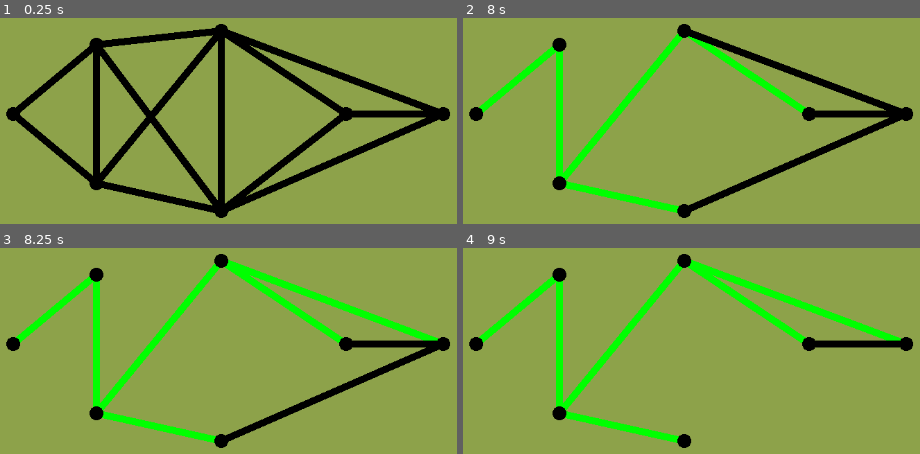
Above: before the commit, frames 1-4 (two rows, left to right).
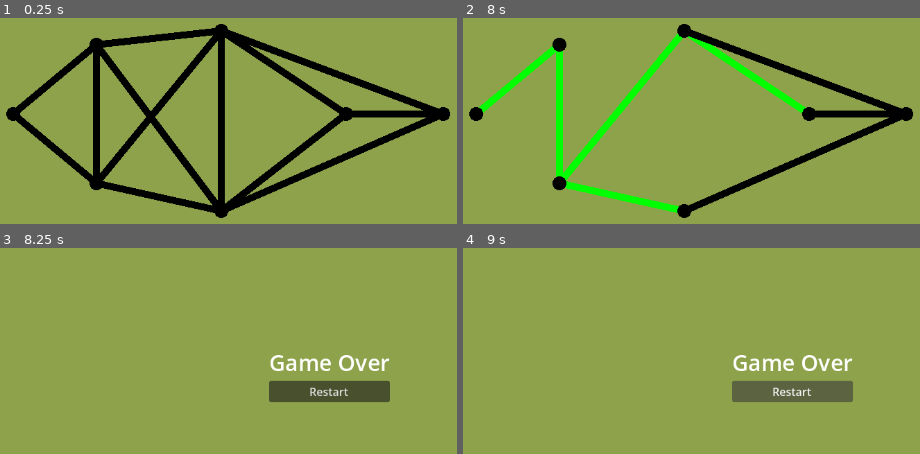
Above: after the commit, the same moments.

Repository: harv-sudo/Shannon-Switching-Game
Game: Godot game, scene res://shannonBoard.tscn
Two runs of this game, one before a commit and one after it. Both use one fixed random seed, a clock stepped at 60 frames per second and the inputs below.
Inputs (mouse positions are in pixels of both pictures, inside the frame that each line leads up to):
- Up to frame 1 (0.25 s): no input
- Up to frame 2 (8 s): tap Enter at 0.5, 2, 3.5 s; move the mouse to (517, 79) at 0.52 s; click (517, 79) at 0.67 s; tap Space at 1.25, 2.75, 4.25 s; move the mouse to (517, 147) at 1.27 s; click (517, 147) at 1.42 s; move the mouse to (558, 114) at 2.02 s; click (558, 114) at 2.17 s; move the mouse to (622, 38) at 2.77 s; click (622, 38) at 2.92 s; move the mouse to (622, 197) at 3.52 s; click (622, 197) at 3.67 s; move the mouse to (622, 127) at 4.27 s; click (622, 127) at 4.42 s; move the mouse to (622, 106) at 5.02 s; click (622, 106) at 5.17 s; move the mouse to (682, 121) at 5.77 s; click (682, 121) at 5.92 s; move the mouse to (746, 71) at 6.52 s; click (746, 71) at 6.67 s; move the mouse to (746, 162) at 7.27 s; click (746, 162) at 7.42 s
- Up to frame 3 (8.25 s): move the mouse to (333, 301) at 8.02 s; click (333, 301) at 8.17 s
- Up to frame 4 (9 s): click (792, 392) at 8.75 s, where only the run after the commit has a clickable "Restart"

Frames 1-2 are identical in both runs. In frame 3, 14% of the frame differs, in the area x 1-99%, y 2-98%; in frame 4, 12%.

Commit message:
Latest Working Version

Diff:
--- a/scripts/edges.gd
+++ b/scripts/edges.gd
@@ -107,7 +107,6 @@
 			GlobalVariables.edges.erase(edgeReference)
 		else:
 			GlobalVariables.short_edges[edgeReference] = GlobalVariables.edges[edgeReference]
-			print(GlobalVariables.short_edges[edgeReference])
 
 		var gameState = WinConditions.new()
 		var currentState = gameState.is_game_over(GlobalVariables.start_node, GlobalVariables.end_node, GlobalVariables.points, GlobalVariables.edges)
@@ -116,3 +115,6 @@
 		area.input_pickable = false
 		is_hovered = false
 		Input.set_default_cursor_shape(Input.CURSOR_ARROW)
+
+		if currentState == true:
+			get_tree().change_scene_to_file("res://gameOverScreen.tscn")
--- a/scripts/gameManager.gd
+++ b/scripts/gameManager.gd
@@ -27,4 +27,7 @@
 
 func _ready():
 	drawGraph()
-	#GlobalVariables.edgesRemaining = totalEdges()
+
+func gameOver(message: String):
+	get_tree().change_scene_to_file("res://gameOverScreen.tscn")
+	pass
--- a/scripts/globalVariables.gd
+++ b/scripts/globalVariables.gd
@@ -6,7 +6,6 @@
 
 # This makes it easier to keep track of what data structures we are using for testing purposes
 # We need to implement this dynamically programatically creating different types of graphs
-
 enum Player { P1 = 0, P2 = 1 }
 var currentPlayer = Player.P1
 
@@ -41,5 +40,4 @@
 
 var short_edges = {}
 
-func game_over():
-	get_tree().change_scene_to_file("res://gameOverScreen.tscn")
+var winner_label:String = ""
--- a/scripts/winConditions.gd
+++ b/scripts/winConditions.gd
@@ -15,23 +15,13 @@
 		adjacency[start_node].append(end_node)
 		adjacency[end_node].append(start_node)
 
-
-	#for adj in adjacency:
-		#print(adj,": ", adjacency[adj])
-	#print("\n------------------")
 	return adjacency
 
 func _dfs(current_node: int, target_node: int, adjacency: Dictionary, visited: Dictionary) -> bool:
 	if current_node == target_node:
 		return true
 
-	# Change to a set?
 	visited[current_node] = true
-
-	#print("\n\n")
-	#print("current node: ", current_node)
-	#print(adjacency)
-	#print("visited:, ", visited)
 
 	for neighbour in adjacency.get(current_node, []):
 		#print("neighbour: ", neighbour)
@@ -50,20 +40,14 @@
 func is_game_over(start_node: int, target_node: int, points: Array, edges: Dictionary) -> bool:
 	var adjacency = build_adjacency(points, edges)
 
-	#for adj in adjacency:
-		#print(adj, ": ", adjacency[adj])
-
 	if path_exists(start_node, target_node, adjacency):
 		#Player 1s dictionary of moves
 		var shortAdjacency = build_adjacency(points, GlobalVariables.short_edges)
 
-		for adj in shortAdjacency:
-			print(adj,": ", shortAdjacency[adj])
-
-		print(path_exists(start_node, target_node, shortAdjacency))
 		if path_exists(start_node, target_node, shortAdjacency):
-			print("Player 1 wins");
+			GlobalVariables.winner_label = "Player 1 wins"
+			return true
+		return false
+	else:
+		GlobalVariables.winner_label = "Player 2 wins"
 		return true
-	else:
-		print("Player 2 wins");
-		return false
